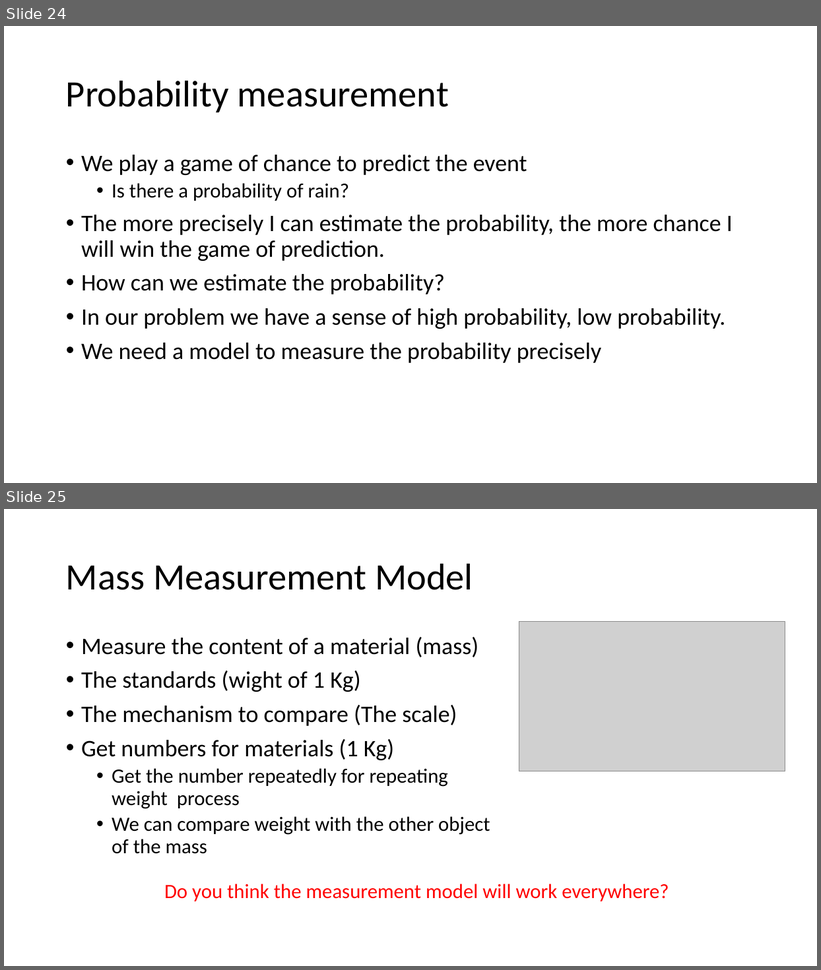
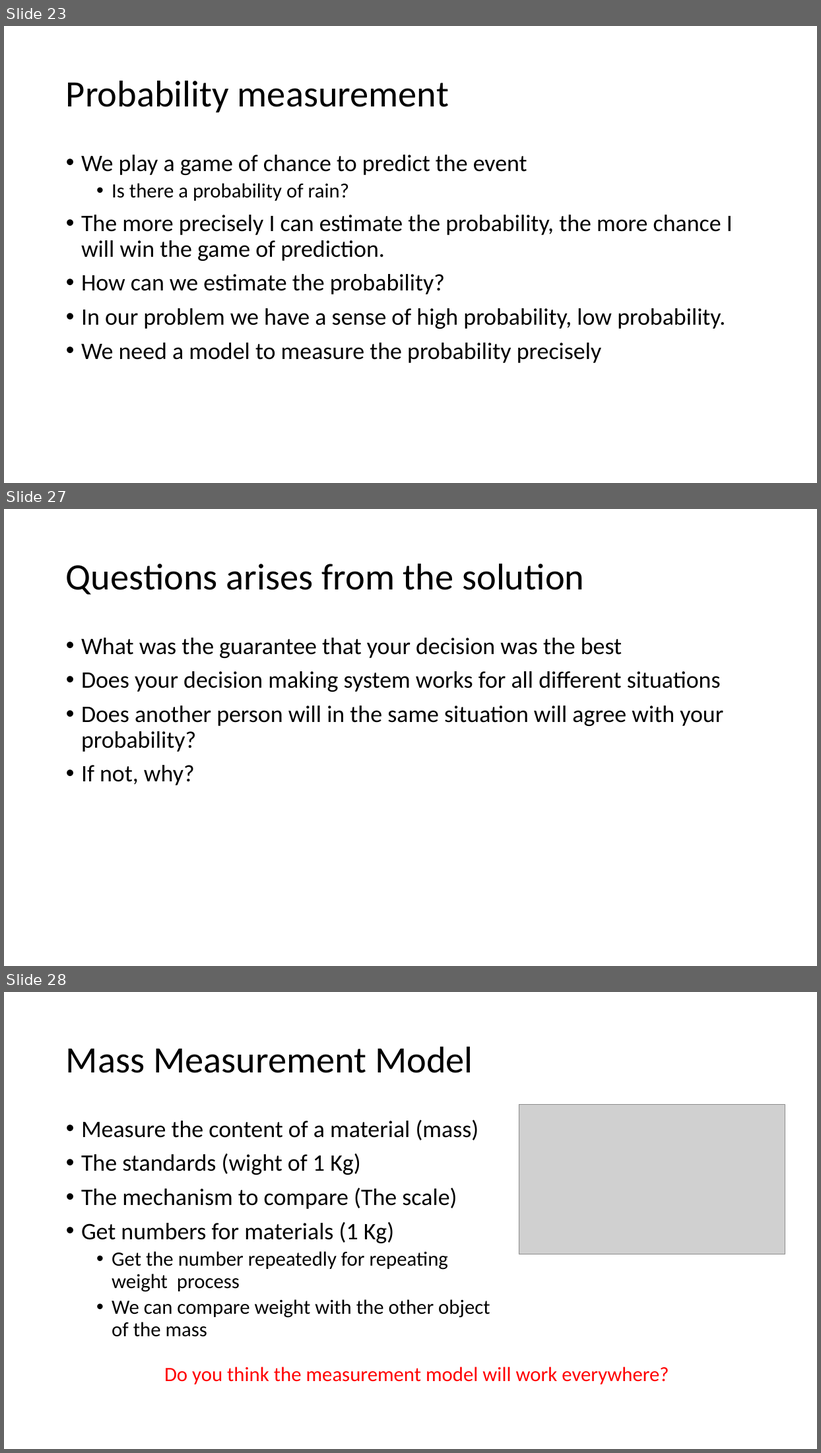
Before and after one commit to yushuf/TeamBeta, a slide deck: Presentation.pptx. Shown one above the other, each under a label of ours: slides 24 and 25 before the commit, slides 23, 27 and 28 after it; the slides between them are not shown. The pictures are 821x970 and 821x1453 pixels, drawn with LibreOffice and Linux fonts; fonts in the diff are those of the drawing; grey boxes stand for pictures. Boxes give left, top, right and bottom in pixels: in the first picture for what was removed or moved away, otherwise in the second. Text is boxed around its words. In the diff, an @@ line names an element or a change of style, - is before the commit and + after.

```diff
--- a/Presentation.pptx
+++ b/Presentation.pptx
@@ slide 27 added at <box>4,509,817,966</box>, background #FFFFFF @@
@@ title added at <box>66,563,584,595</box>, 44 pt, text #000000 @@
+Questions arises from the solution
@@ text added at <box>81,638,723,786</box>, 28 pt, text #000000 @@
+• What was the guarantee that your decision was the best
+• Does your decision making system works for all different situations
+• Does another person will in the same situation will agree with your probability?
+• If not, why?
@@ what was slide 24 is now slide 23 @@
@@ what was slide 25 is now slide 28 @@
```
Also in this commit, not shown: 5 slides changed, 7 other slides added, 4 slides removed.
